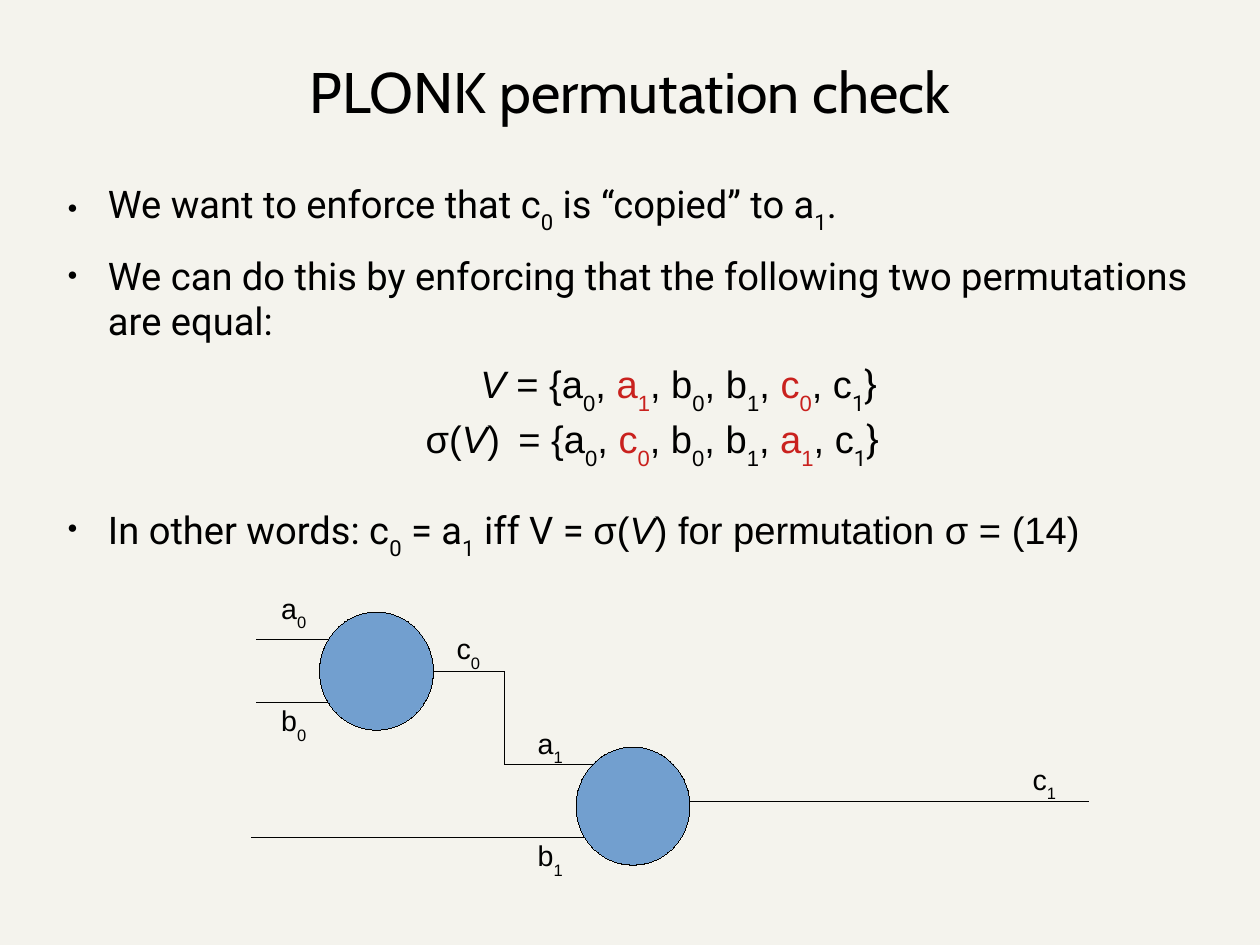
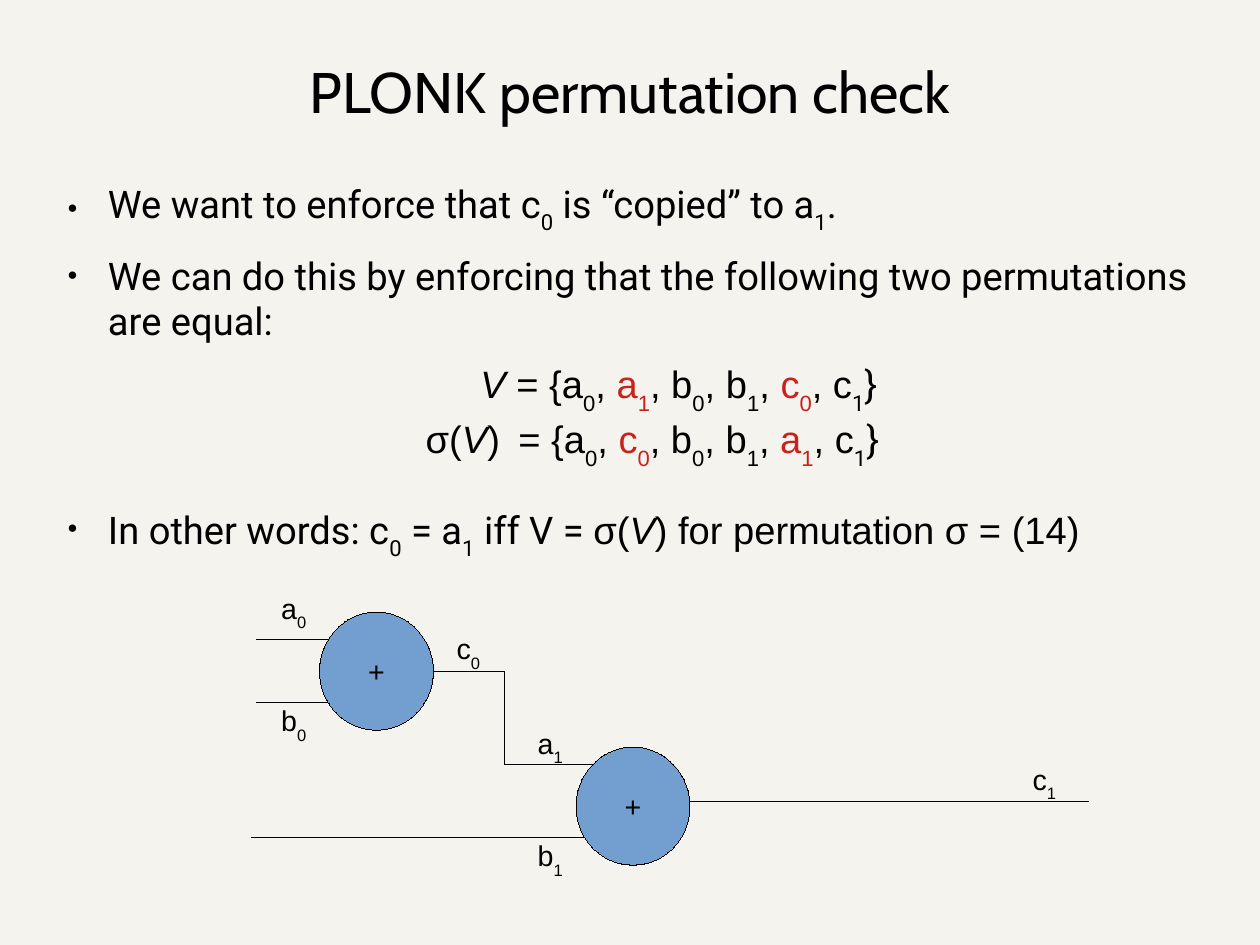
Before and after one commit to daira/halographs, a slide deck: slide 9 of deepdive.odp. Drawn at 1260x945 pixels with LibreOffice and Linux fonts; fonts in the diff are those of the drawing. Boxes give left, top, right and bottom in pixels: in the first picture for what was removed or moved away, otherwise in the second. Text is boxed around its words. In the diff, an @@ line names an element or a change of style, - is before the commit and + after.

Commit message:
Add standard PLONK table representation

```diff
--- a/deepdive.odp
+++ b/deepdive.odp
@@ text in ellipse at box(320, 612, 434, 729): text added @@
++
@@ text in ellipse at box(576, 748, 691, 866): text added @@
++
```
Also in this commit, not shown: 7 other slides changed, 2 slides added, 2 slides removed, 1 other file.
